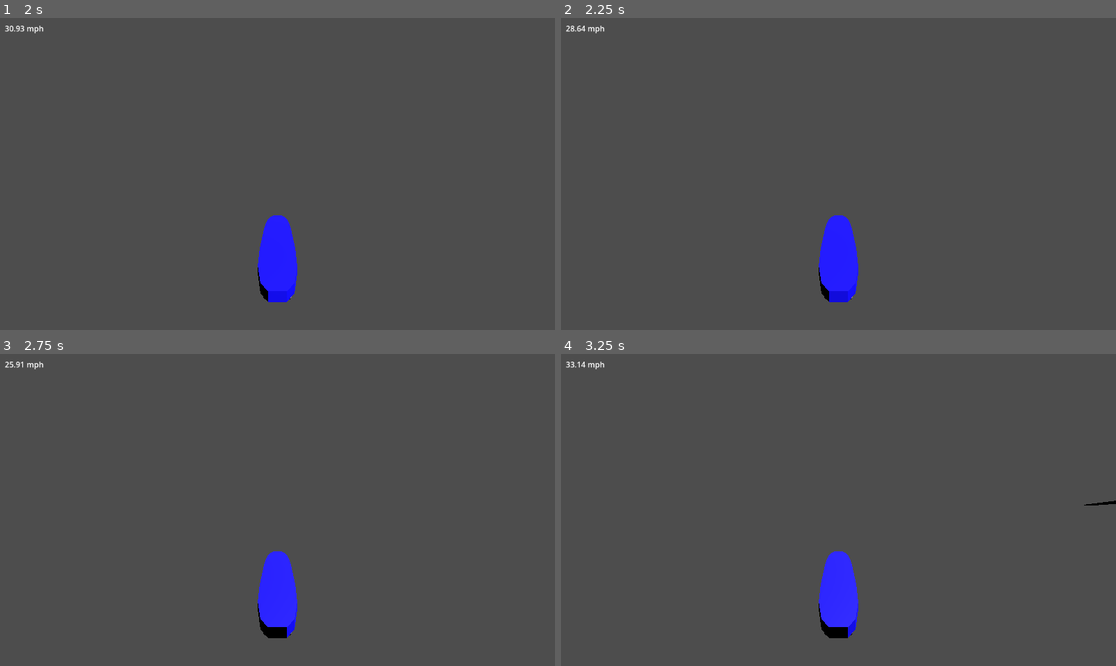
Above: before the commit, frames 1-4 (two rows, left to right).
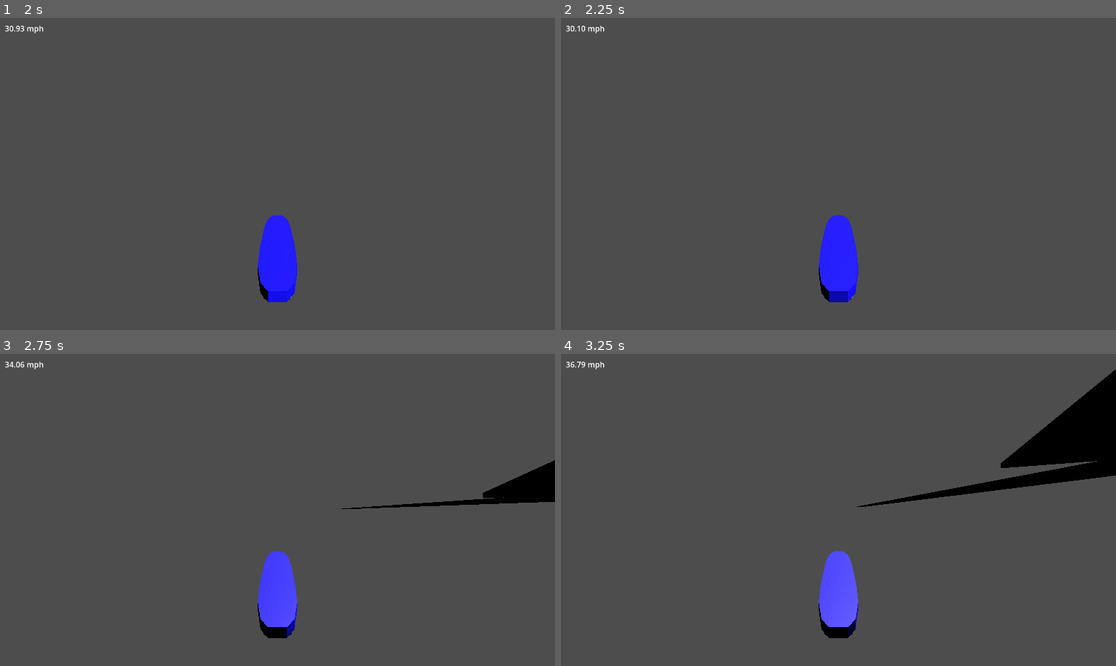
Above: after the commit, the same moments.

Repository: William-Young-97/hover-board
Game: Godot game, scene res://test.tscn
Same seed, same stepped clock (60 frames per second), same inputs: the game is played once before the commit and once after it.
Inputs:
- Up to frame 1 (2 s): hold D (right) 0.53-1.28 s; hold Shift (drift) 0.53-1.28 s; hold S (back) from 1.28 s (still down); tap B (boost) at 1.35 s; tap Shift (drift) at 1.55 s
- Up to frame 2 (2.25 s): release S (back) at 2.03 s; hold D (right) from 2.03 s (still down); hold Shift (drift) from 2.03 s (still down)
- Up to frame 3 (2.75 s): keep holding D (right); keep holding Shift (drift)
- Up to frame 4 (3.25 s): release D (right) at 2.78 s; release Shift (drift) at 2.78 s; hold W (forward) from 2.78 s (still down); tap Shift (drift) at 2.85 s

Frame 1 is identical in both runs. In frame 2, 0.2% of the frame differs, in the area x 1-52%, y 2-92%; in frame 3, 2.6%; in frame 4, 6.1%, in the area x 1-100%, y 2-91%.

Commit message:
add basic drift

Diff:
--- a/hoverboard.tscn
+++ b/hoverboard.tscn
@@ -38,7 +38,6 @@
 [node name="RemoteTransformBL" type="RemoteTransform3D" parent="BoardController"]
 transform = Transform3D(1, 0, 0, 0, 1, 0, 0, 0, 1, -0.05, 0.02, 0.65)
 remote_path = NodePath(".")
-update_rotation = false
 
 [node name="RemoteTransformBR" type="RemoteTransform3D" parent="BoardController"]
 transform = Transform3D(1, 0, 0, 0, 1, 0, 0, 0, 1, 0.05, 0.02, 0.65)
@@ -80,3 +79,9 @@
 [node name="MeshInstance3D" type="MeshInstance3D" parent="BoardController/RayCastBR"]
 transform = Transform3D(0.05, 0, 0, 0, 0.05, 0, 0, 0, 0.05, 0, 0, 0)
 mesh = SubResource("SphereMesh_0wftd")
+
+[node name="ForwardRayCastFL" type="RayCast3D" parent="BoardController"]
+transform = Transform3D(1, 0, 0, 0, -4.37114e-08, -1, 0, 1, -4.37114e-08, -0.05, 0.02, -0.65)
+
+[node name="ForwardRayCastFR" type="RayCast3D" parent="BoardController"]
+transform = Transform3D(1, 0, 0, 0, -4.37114e-08, -1, 0, 1, -4.37114e-08, 0.05, 0.02, -0.65)
--- a/hoverboard_script.gd
+++ b/hoverboard_script.gd
@@ -28,9 +28,18 @@
 
 var deceleration_rate := 10.0
 
+var drift_active := false
+var drift_dir    := 0
+var drift_target_yaw := 0.0
+var drift_smooth_speed := 1
+var drift_speed_threshold_mph := 20.0   # min speed to allow drift
+var default_drift_angle := 2          # radians to yaw when drift starts
+var drift_velocity_ratio := 0.8
+var drift_entry_speed := 0.0
+
 var gravity = ProjectSettings.get_setting("physics/3d/default_gravity")
 
-# Boost parameters
+# Boost parametersw
 @export var boost_duration := 1.0       # seconds of boost
 @export var boost_multiplier := 1.0     # multiplies accel during boost
 @export var boost_impulse := 20.0   # units of instantaneous speed added
@@ -48,7 +57,6 @@
 	get_input(delta)
 	apply_character_gravity(delta)
 	apply_hover(delta)
-	print(get_slip_angle_deg())
 	apply_drift(delta)
 	horizontal_clamp()
 	move_and_slide()
@@ -62,8 +70,8 @@
 		input_dir -= global_transform.basis.z
 	if Input.is_action_pressed("back"):
 		input_dir += global_transform.basis.z
-
-	accelerate(delta)
+	if not drift_active:
+		accelerate(delta)
 
 	# Turn input
 	var turn_input := 0.0
@@ -160,28 +168,58 @@
 		velocity.x = hvel.x
 		velocity.z = hvel.z
 
-func get_slip_angle_deg() -> float:
-	# 1) Build your horizontal velocity vector
-	var hvel = Vector3(velocity.x, 0, velocity.z)
-	var speed = hvel.length()
-	if speed < 0.1:
-		return 0.0   # no meaningful slip at very low speed
-
-	# 2) World‐space forward direction (unit)
-	var fwd = -global_transform.basis.z.normalized()
-
-	# 3) Velocity direction (unit)
-	var vel_dir = hvel / speed  # same as .normalized()
-
-	# 4) Angle between: acos(dot) → radians, then convert
-	var cos_theta = clamp(fwd.dot(vel_dir), -1.0, 1.0)
-	var angle_rad = acos(cos_theta)
-	return rad_to_deg(angle_rad)
-
-
 # refactor into signal pattern
 func apply_drift(delta):
-	pass
+	# 1) Arm the drift on press
+	if Input.is_action_just_pressed("drift") and not drift_active:
+		var hvel = Vector3(velocity.x, 0, velocity.z)
+		var speed_mph = hvel.length() * 2.23694
+		if speed_mph < drift_speed_threshold_mph:
+			return
+		if Input.is_action_pressed("left"):
+			drift_dir = +1
+		elif Input.is_action_pressed("right"):
+			drift_dir = -1
+		else:
+			return
+
+		# **capture your entry speed (world units/sec)**
+		drift_entry_speed = hvel.length()
+		drift_active = true
+		drift_target_yaw = rotation.y + default_drift_angle * drift_dir
+
+	# 2) While held, carve and push sideways
+	if drift_active and Input.is_action_pressed("drift"):
+		# — smooth yaw carve —
+		var new_yaw = lerp_angle(rotation.y, drift_target_yaw, drift_smooth_speed * delta)
+		var angle_delta = new_yaw - rotation.y
+		rotation.y = new_yaw
+
+		# — re‐orient and LOCK your forward speed —
+		# rotate the direction of your velocity without changing entry speed
+		var forward_dir = -global_transform.basis.z.normalized()
+		# carve your velocity direction
+		velocity = velocity.rotated(Vector3.UP, angle_delta)
+		# now override the forward component to exactly the drift_entry_speed
+		var side_vel = Vector3(velocity.x, 0, velocity.z) - forward_dir * forward_dir.dot(Vector3(velocity.x,0,velocity.z))
+		velocity.x = forward_dir.x * drift_entry_speed + side_vel.x
+		velocity.z = forward_dir.z * drift_entry_speed + side_vel.z
+
+		# — lateral slide on top —
+		var lateral_acc = drift_entry_speed * drift_velocity_ratio
+		var side_dir = global_transform.basis.x * drift_dir
+		velocity += side_dir * (lateral_acc * delta)
+
+		return
+
+	# 3) End on release: remove any sideways and unlock
+	if drift_active and Input.is_action_just_released("drift"):
+		var lateral_dir = global_transform.basis.x.normalized()
+		var lat_spd = velocity.dot(lateral_dir)
+		velocity -= lateral_dir * lat_spd
+
+		drift_active = false
+		drift_entry_speed = 0.0
 
 func is_airborne() -> bool:
 	var gaps := []
